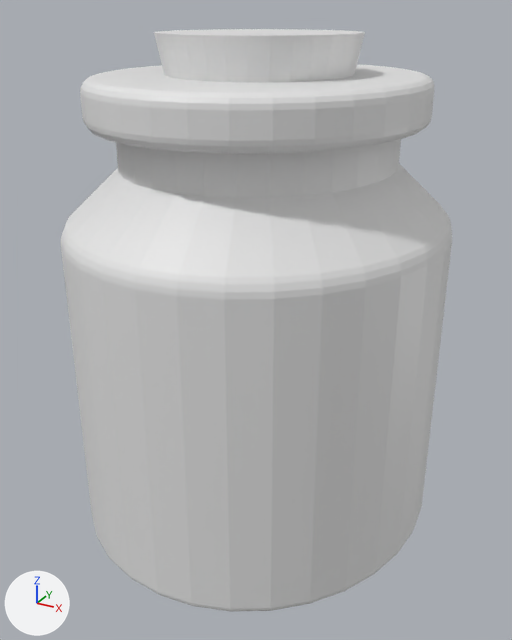
An edit to the Blender file zelda_bottle.blend, drawn before and after from the same camera.
Rendered twice from a 50 mm camera at (1.62, -3.0, 2.55) aimed at (0.01, -0.07, 1.08). The axes (+X, +Y, +Z) are drawn at lower left. The lights are the same throughout.

Names of what the first picture shows: '円柱', '円柱.001'.
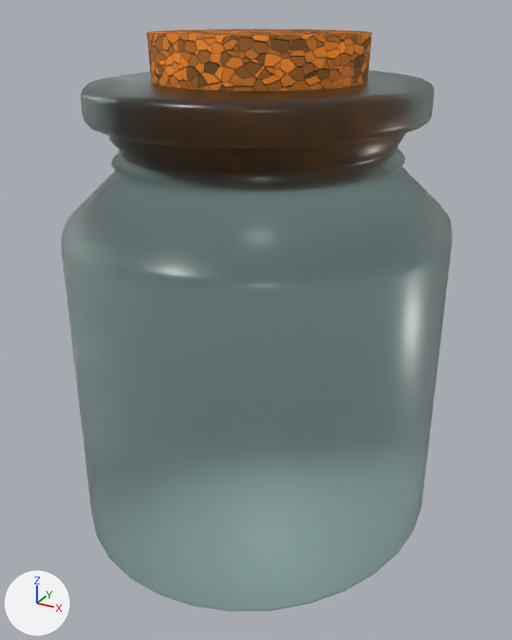
The change, as a list of edits to the scene's bpy script:
```text
Add mat_colk:
    mat_colk = bpy.data.materials.new('colk')
    # nodes: BsdfPrincipled, Bump, Mapping, OutputMaterial, TexCoord, TexVoronoi, ValToRGB
    # colours: brown #4c3c13, orange #ff8d1e, black #000000, white #ffffff
Add mat_body:
    mat_body = principled_material('body')
    mat_body.base_color = (0.54, 0.8, 0.777)  # cyan #c2e7e4
    mat_body.roughness = 0.3
    mat_body.ior = 1.45
    mat_body.transmission_weight = 1.0
Change me_円柱:
    used by ob_円柱; location = (0.0, 0.0, 1.01); scale = (0.918, 1.0, 1.0)
    remove me_円柱.from_pydata(...)  # 672 vertices, 642 faces; spans x -1.0..1.0, y -1.0..1.0, z -1.0..1.27
    add me_円柱.from_pydata(...)  # 800 vertices, 770 faces; spans x -1.0..1.0, y -1.0..1.0, z -1.0..1.24
    me_円柱 part 1: 328 vertices moved from x -0.84..0.84, y -0.84..0.84, z 1.05..1.27 to x -0.84..0.84, y -0.84..0.84, z 0.9..1.24; 12 vertices removed from x -0.84..0.84, y -0.84..0.84, z 1.23; 140 vertices added at x -0.84..0.84, y -0.84..0.84, z 0.97..1.2
    me_円柱 part 2: 514 faces spanning x -1.0..1.0, y -1.0..1.0, z -1.0..1.24 switch from no material to mat_body (cyan #c2e7e4)
Change me_円柱_001:
    where me_円柱_001.from_pydata(...)  # 64 vertices, 34 faces; spans x -1.26..1.26, y -1.26..1.26, z -1.75..-0.16
    add me_円柱_001.materials.append(mat_colk)
Change ob_円柱_001:
    ob_円柱_001.scale: (0.37, 0.37, 0.37) -> (0.507, 0.507, 0.372)
```

Boxes (x1, y1, x2, y2) around the edits, measured in the pictures (512 x 640 px; the box of a moved part takes in the faces that stretch with it):
'円柱', reshaped: before (61, 64, 452, 612); after (61, 70, 452, 612)
'円柱.001', recoloured, rescaled: before (154, 29, 365, 83); after (147, 29, 372, 91)
part 1 of me_円柱, moved or reshaped: before (80, 64, 434, 198); after (80, 70, 434, 198)
part 2 of me_円柱, recoloured: (61, 166, 452, 612) in both
